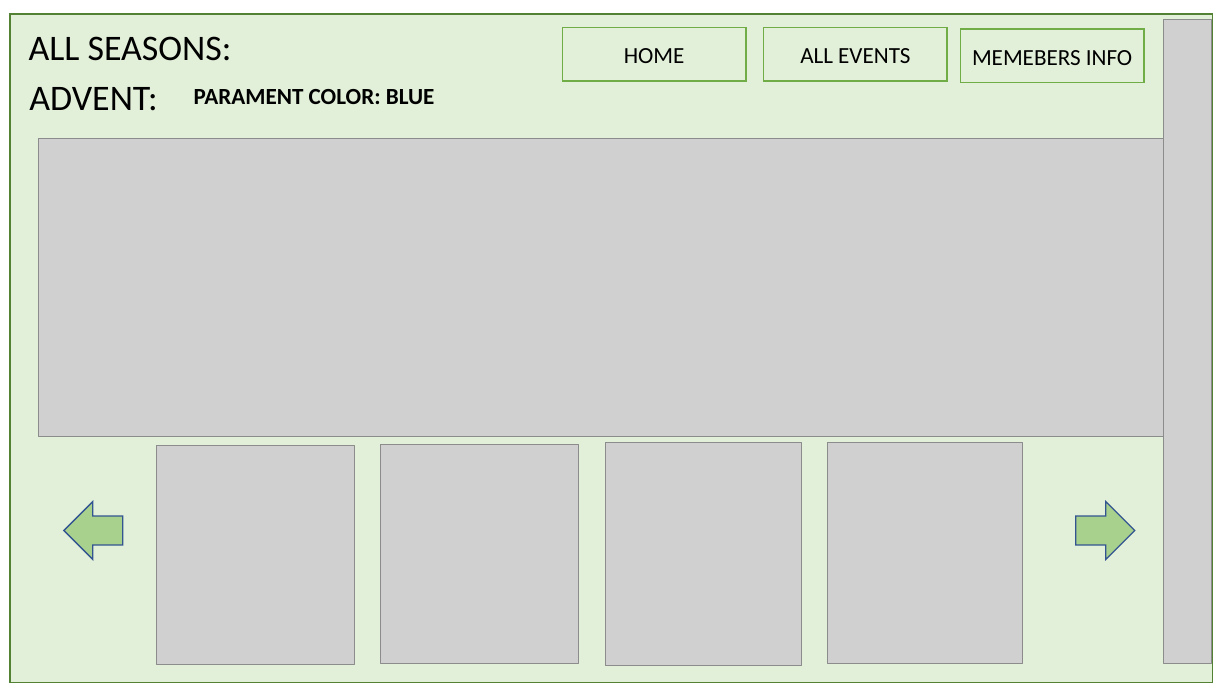
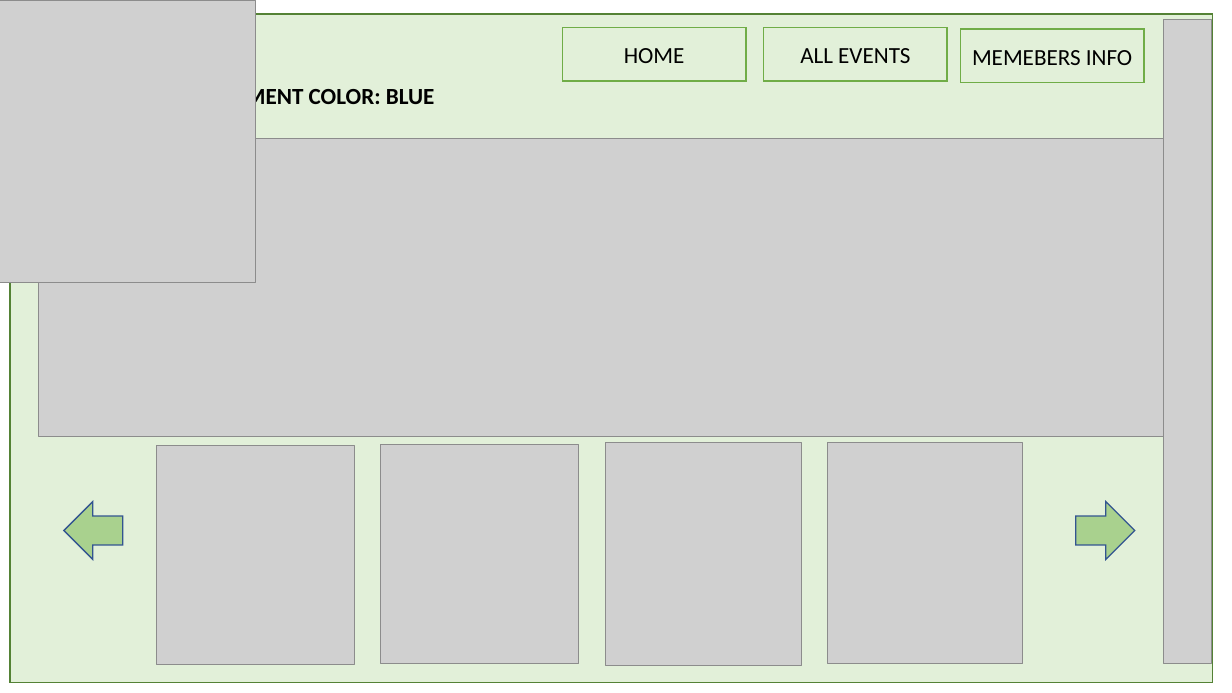
Before and after one commit to harishvavilala/Betterhappo, a slide deck: slide 6 of Powerpoints/BannerManagment.pptx. Drawn at 1232x693 pixels with LibreOffice and Linux fonts; fonts in the diff are those of the drawing; grey boxes stand for pictures. Boxes give left, top, right and bottom in pixels: in the first picture for what was removed or moved away, otherwise in the second. Text is boxed around its words. In the diff, an @@ line names an element or a change of style, - is before the commit and + after.

Commit message:
update

```diff
--- a/Powerpoints/BannerManagment.pptx
+++ b/Powerpoints/BannerManagment.pptx
@@ picture added at <box>0,0,256,283</box> @@
@@ text removed at <box>29,36,232,61</box> @@
-ALL SEASONS:
@@ text removed at <box>29,87,157,111</box> @@
-ADVENT:
```
Also in this commit, not shown: 1 other slide changed.
